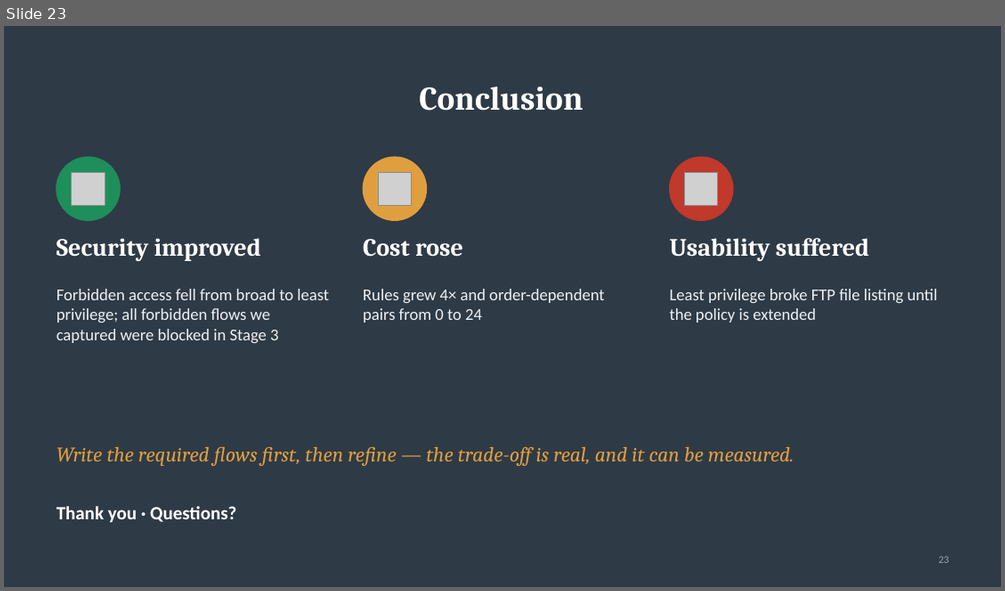
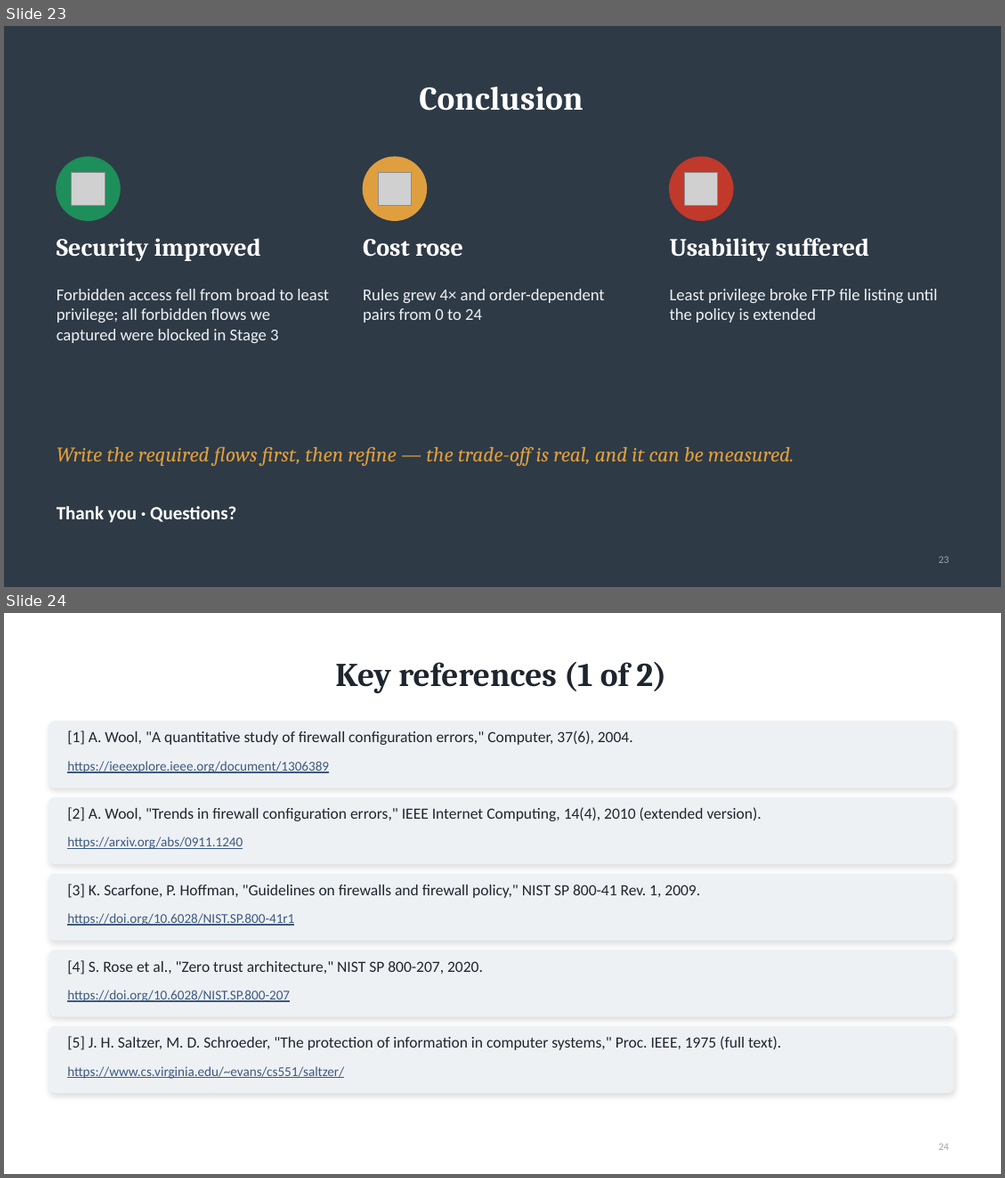
Before and after one commit to darshanpvt007-afk/firewall-policy-complexity-case-study, a slide deck: report/case-study-presentation.pptx. Shown one above the other, each under a label of ours: slide 23 before the commit, slides 23 and 24 after it. The pictures are 1005x591 and 1005x1178 pixels, drawn with LibreOffice and Linux fonts; fonts in the diff are those of the drawing; grey boxes stand for pictures. Boxes give left, top, right and bottom in pixels: in the first picture for what was removed or moved away, otherwise in the second. Text is boxed around its words. In the diff, an @@ line names an element or a change of style, - is before the commit and + after.

```diff
--- a/report/case-study-presentation.pptx
+++ b/report/case-study-presentation.pptx
@@ slide 24 added at [4,613,1001,1174], background #FFFFFF @@
@@ title added at [335,662,666,694], 32 pt, text #1E252E, bold @@
+Key references (1 of 2)
@@ rounded rectangle added at [48,722,954,787], fill #EEF1F4, outline #EEF1F4 1 pt @@
@@ text added at [67,730,633,745], 15 pt, text #1E252E @@
+[1] A. Wool, "A quantitative study of firewall configuration errors," Computer, 37(6), 2004.
@@ text added at [67,761,329,773], 13 pt, text #3D5A80, underline @@
+https://ieeexplore.ieee.org/document/1306389
@@ rounded rectangle added at [48,798,954,863], fill #EEF1F4, outline #EEF1F4 1 pt @@
@@ text added at [67,807,761,821], 15 pt, text #1E252E @@
+[2] A. Wool, "Trends in firewall configuration errors," IEEE Internet Computing, 14(4), 2010 (extended version).
@@ text added at [67,836,243,849], 13 pt, text #3D5A80, underline @@
+https://arxiv.org/abs/0911.1240
@@ rounded rectangle added at [48,874,954,940], fill #EEF1F4, outline #EEF1F4 1 pt @@
@@ text added at [67,884,700,898], 15 pt, text #1E252E @@
+[3] K. Scarfone, P. Hoffman, "Guidelines on firewalls and firewall policy," NIST SP 800-41 Rev. 1, 2009.
@@ text added at [67,913,294,925], 13 pt, text #3D5A80, underline @@
+https://doi.org/10.6028/NIST.SP.800-41r1
@@ rounded rectangle added at [48,950,954,1016], fill #EEF1F4, outline #EEF1F4 1 pt @@
@@ text added at [67,960,483,974], 15 pt, text #1E252E @@
+[4] S. Rose et al., "Zero trust architecture," NIST SP 800-207, 2020.
@@ text added at [67,989,290,1002], 13 pt, text #3D5A80, underline @@
+https://doi.org/10.6028/NIST.SP.800-207
@@ rounded rectangle added at [48,1027,954,1093], fill #EEF1F4, outline #EEF1F4 1 pt @@
@@ text added at [67,1036,781,1050], 15 pt, text #1E252E @@
+[5] J. H. Saltzer, M. D. Schroeder, "The protection of information in computer systems," Proc. IEEE, 1975 (full text).
@@ text added at [67,1066,344,1078], 13 pt, text #3D5A80, underline @@
+https://www.cs.virginia.edu/~evans/cs551/saltzer/
@@ page number added at [938,1143,949,1150], 10 pt, text #98A6B3 @@
+24
```
Also in this commit, not shown: 1 slide changed, 2 other files.
